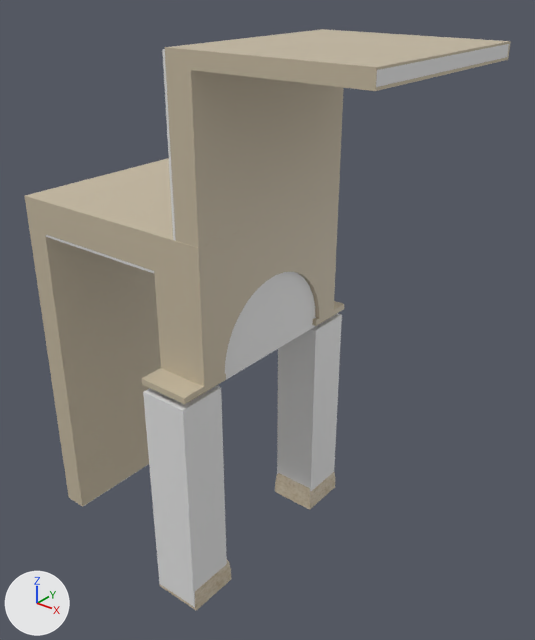
The glTF model 箱庭/Asset/Models/Terrains/R'lyeh/Cathedral/Rod/Rod.gltf, before and after one commit.
Rendered twice from a 50 mm lens placed at (32.5, -31.4, 44.3), pointed at (0.5, 8.7, 19.5). The axes (+X, +Y, +Z) are drawn at lower left. The lights are the same throughout. Where no turn or scale is listed for an object, it has been applied to the vertices. Vertices at the same position are counted once.

Names of what the first picture shows: 'COL.002', 'Pedestal.001'.
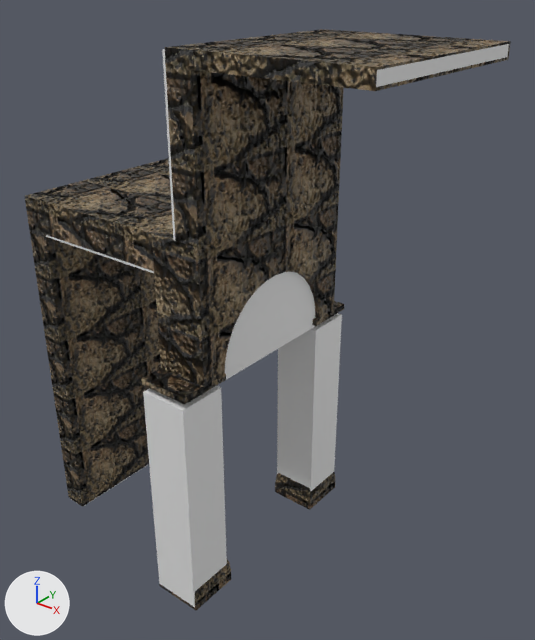
Location of each change, [x1, y1, x2, y2] in pixels of the pictures (535 x 640 px):
'Pedestal.001', surface changed
    both: [25, 29, 511, 610]

What changed in the scene script:
```text
Add img_stone3:
    img_stone3 = load_image('stone3', 'stone3.jpg', 64, 43, 'sRGB')
Add img_normalstone3:
    img_normalstone3 = load_image('normalstone3', 'normalstone3.png', 64, 43, 'Non-Color')
Change mat_material:
    where n2 = _N.new('ShaderNodeTexImage'); n2.name = 'Image Texture'
    n2.image: img_sunahekil02 -> img_stone3
    add n3 = _N.new('ShaderNodeNormalMap'); n3.name = 'Normal Map'
    add n3.uv_map = 'UVMap'
    add n4 = _N.new('ShaderNodeTexImage'); n4.name = 'Image Texture.001'
    add n4.image = img_normalstone3
    where n0 = _N.new('ShaderNodeBsdfPrincipled'); n0.name = 'Principled BSDF'
    add _L.new(n3.outputs[0], n0.inputs[5])  # 'Normal' to 'Normal'
    add _L.new(n4.outputs[0], n3.inputs[1])  # 'Color' to 'Color'
Change me_cube_001:
    where me_cube_001.from_pydata(...)  # 1746 vertices, 3448 faces; spans x -16.0..14.0, y -17.1..2.1, z -1.0..39.8
    used by ob_pedestal_001; location = (0.0, 15.02, 0.0)
    me_cube_001 part 1: texture (UV) coordinates of 3448 of 3448 faces, centred in x -16.0..14.0, y -17.1..2.1, z -1.0..39.8, changed; they spanned u 0.0..0.88, v 0.0..1.0 and now span u -1.34..2.31, v -3.12..4.27
```
